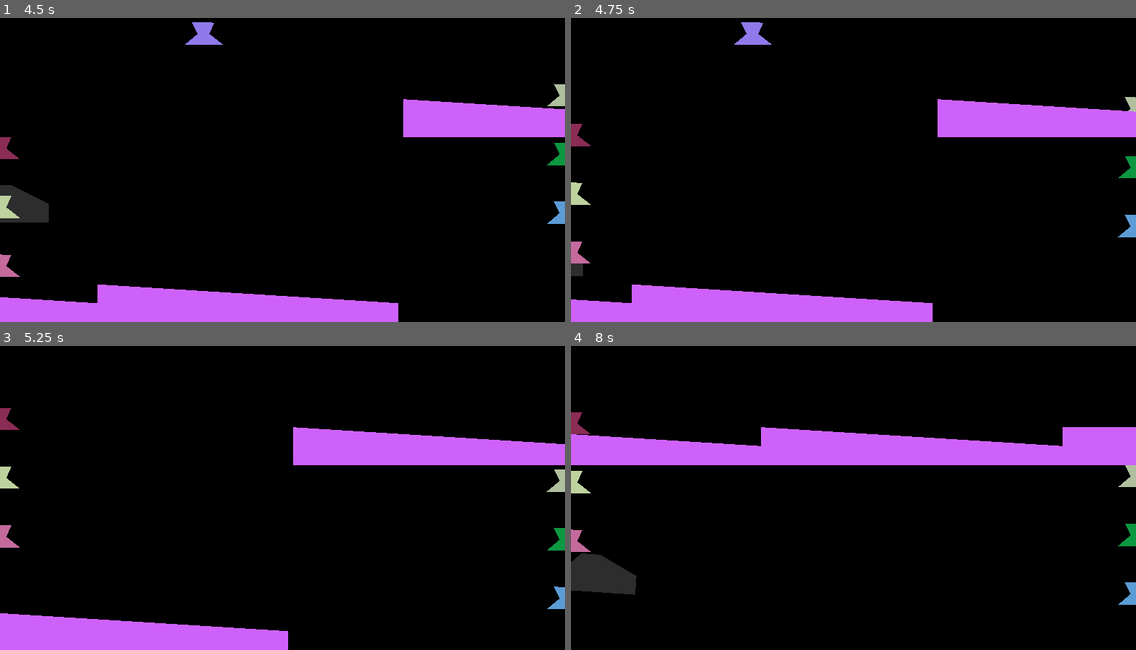
Above: before the commit, frames 1-4 (two rows, left to right).
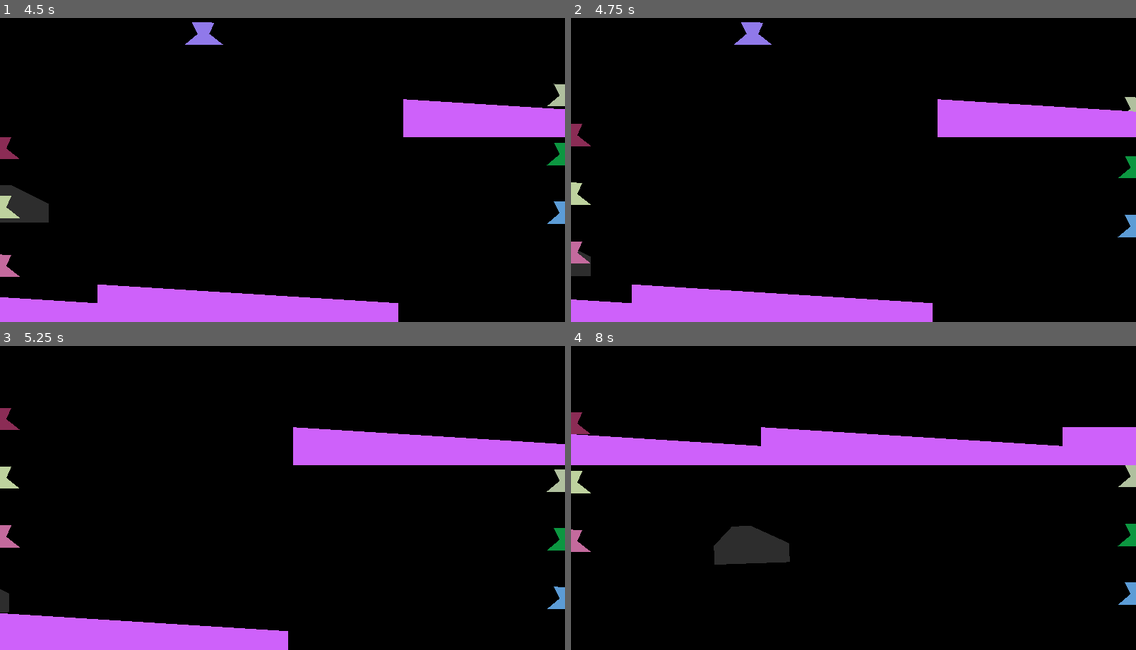
Above: after the commit, the same moments.

Repository: KOBUGE-Games/moon-dragoon
Game: Godot game, scene res://level/level1.tscn
The game is run twice, just before and just after one commit, with the same random seed, the same clock (stepped at 60 frames per second) and the same inputs.
Inputs (mouse positions are in pixels of both pictures, inside the frame that each line leads up to):
- Up to frame 1 (4.5 s): move the mouse to (101, 33) at 0.52 s; hold Right (ui_right) 0.53-1.28 s; click (101, 33) at 0.67 s; move the mouse to (124, 33) at 1.27 s; hold Left (ui_left) 1.28-2.03 s; click (124, 33) at 1.42 s; move the mouse to (129, 33) at 2.02 s; hold Right (ui_right) 2.03-2.78 s; click (129, 33) at 2.17 s; move the mouse to (135, 33) at 2.77 s; hold Up (ui_up) 2.78-3.53 s; click (135, 33) at 2.92 s; move the mouse to (146, 33) at 3.52 s; hold Left (ui_left) from 3.53 s (still down); click (146, 33) at 3.67 s; move the mouse to (152, 33) at 4.27 s; click (152, 33) at 4.42 s
- Up to frame 2 (4.75 s): keep holding Left (ui_left)
- Up to frame 3 (5.25 s): keep holding Left (ui_left); move the mouse to (158, 361) at 5.02 s; click (158, 361) at 5.17 s
- Up to frame 4 (8 s): move the mouse to (768, 412) at 5.77 s; release Left (ui_left) at 5.78 s; hold Right (ui_right) 5.78-6.53 s; move the mouse to (977, 476) at 6.52 s; hold Up (ui_up) 6.53-7.28 s; move the mouse to (740, 507) at 7.27 s; hold Right (ui_right) from 7.28 s (still down); click (740, 507) at 7.42 s

Frame 1 is identical in both runs. In frame 2, less than 0.1% of the frame differs, in the area x 1-4%, y 76-85%; in frame 3, 0.1%; in frame 4, 2.5%, in the area x 0-39%, y 59-82%.

Commit message:
Restrict player position within -100px / screen width +100px
Lerps the horizontally velocity when out of screen to make it nicer.

Fixes #1.

Also simplify input handling and cleanup `global.gd`.

Diff:
--- a/enemies/enemy.gd
+++ b/enemies/enemy.gd
@@ -25,6 +25,5 @@
 
 # FIXME: Only added for debugging purpose, click == kill.
 func _on_enemy_input_event(_viewport, event, _shape_idx):
-	print(event)
 	if event is InputEventMouseButton:
 		queue_free()
--- a/global.gd
+++ b/global.gd
@@ -2,24 +2,4 @@
 
 var speed_x = -500
 var length = 1024
-var screen_size
-#var previous_terrain = 1
-#var terrain_flat = load("res://terrain/terrain_flat.tscn")
-#var terrain_new
-func _ready():
-	screen_size = OS.get_screen_size()
-#func create_terrain():
-#	if previous_terrain: # create flat terrain because previous was a bump
-#		instance_terrain(terrain_flat)
-#		previous_terrain = 0
-#	else: # create flat or bump terrain
-#		previous_terrain = randi() % 2
-#		if previous_terrain:
-#			instance_terrain(terrain_flat) # FIXME: change to terrain_bump
-#		else:
-#			instance_terrain(terrain_flat)
-#
-#func instance_terrain(terrain_type):
-#	terrain_new = terrain_type.instance()
-#	terrain_new.set_position(Vector2(length*3,0))
-#	add_child(terrain_new)
+var screen_size = OS.get_screen_size()
--- a/level/level1.tscn
+++ b/level/level1.tscn
@@ -12,18 +12,6 @@
 [node name="player" parent="." instance=ExtResource( 1 )]
 position = Vector2( 128, 952 )
 
-[node name="terrain_flat" parent="." instance=ExtResource( 2 )]
-position = Vector2( 0, 1080 )
-
-[node name="terrain_flat2" parent="." instance=ExtResource( 2 )]
-position = Vector2( 1024, 1080 )
-
-[node name="terrain_flat3" parent="." instance=ExtResource( 2 )]
-position = Vector2( 2048, 1080 )
-
-[node name="terrain_flat4" parent="." instance=ExtResource( 2 )]
-position = Vector2( 3072, 1080 )
-
 [node name="enemies" type="Node2D" parent="."]
 
 [node name="group_top" parent="enemies" instance=ExtResource( 5 )]
@@ -36,3 +24,15 @@
 position = Vector2( 1920, 240 )
 enemy_group = "enemies_right"
 init_direction = Vector2( 0, -1 )
+
+[node name="terrain_flat" parent="." instance=ExtResource( 2 )]
+position = Vector2( 0, 1080 )
+
+[node name="terrain_flat2" parent="." instance=ExtResource( 2 )]
+position = Vector2( 1024, 1080 )
+
+[node name="terrain_flat3" parent="." instance=ExtResource( 2 )]
+position = Vector2( 2048, 1080 )
+
+[node name="terrain_flat4" parent="." instance=ExtResource( 2 )]
+position = Vector2( 3072, 1080 )
--- a/player/player.gd
+++ b/player/player.gd
@@ -12,7 +12,6 @@
 var contact_count_old # if there wont be different animations for flying and driving, this can be deleted
 
 func _integrate_forces(state):
-
 	# input events
 	var button_jump = Input.is_action_pressed("ui_up")
 	var button_left = Input.is_action_pressed("ui_left")
@@ -21,19 +20,12 @@
 
 	var current_velocity = state.get_linear_velocity()
 
-	# left and right movement
-	if !button_left and !button_right:
-		current_velocity.x = 0
-#		print("no button")
-	elif button_left and button_right:
-		current_velocity.x = 0
-#		print("2 button")
-	elif button_left:
-		current_velocity.x = -speed_x
-#		print("left")
-	elif button_right:
-		current_velocity.x = speed_x
-#		print("right")
+	# Horizontal movement always depends on input.
+	current_velocity.x = 0
+	if button_left:
+		current_velocity.x -= speed_x
+	if button_right:
+		current_velocity.x += speed_x
 
 	# rotate back to horizontal when flying
 	if contact_count == 0:
@@ -59,5 +51,13 @@
 	# safe former states
 	contact_count_old = contact_count
 
+	# Restrict position within game screen by scaling down velocity.
+	if position.x < 0 and current_velocity.x < 0:
+		# Down to 0 at -100 px.
+		current_velocity.x = lerp(current_velocity.x, 0, position.x / -100)
+	elif position.x > global.screen_size.x and current_velocity.x > 0:
+		# Down to 0 at screen width + 100 px.
+		current_velocity.x = lerp(current_velocity.x, 0, (position.x - global.screen_size.x) / 100)
+
 #	current_velocity.x = -get_global_position().x * 100
 	state.set_linear_velocity(current_velocity)
--- a/player/player.tscn
+++ b/player/player.tscn
@@ -21,7 +21,7 @@
 color = Color( 0.180392, 0.180392, 0.180392, 1 )
 polygon = PoolVector2Array( -128, 0, -128, -64, -64, -128, 0, -128, 128, -64, 128, 0 )
 
-[node name="ground" type="CollisionShape2D" parent="."]
+[node name="CollisionShape2D" type="CollisionShape2D" parent="."]
 position = Vector2( 0, -64 )
 rotation = 1.5708
 shape = SubResource( 2 )
